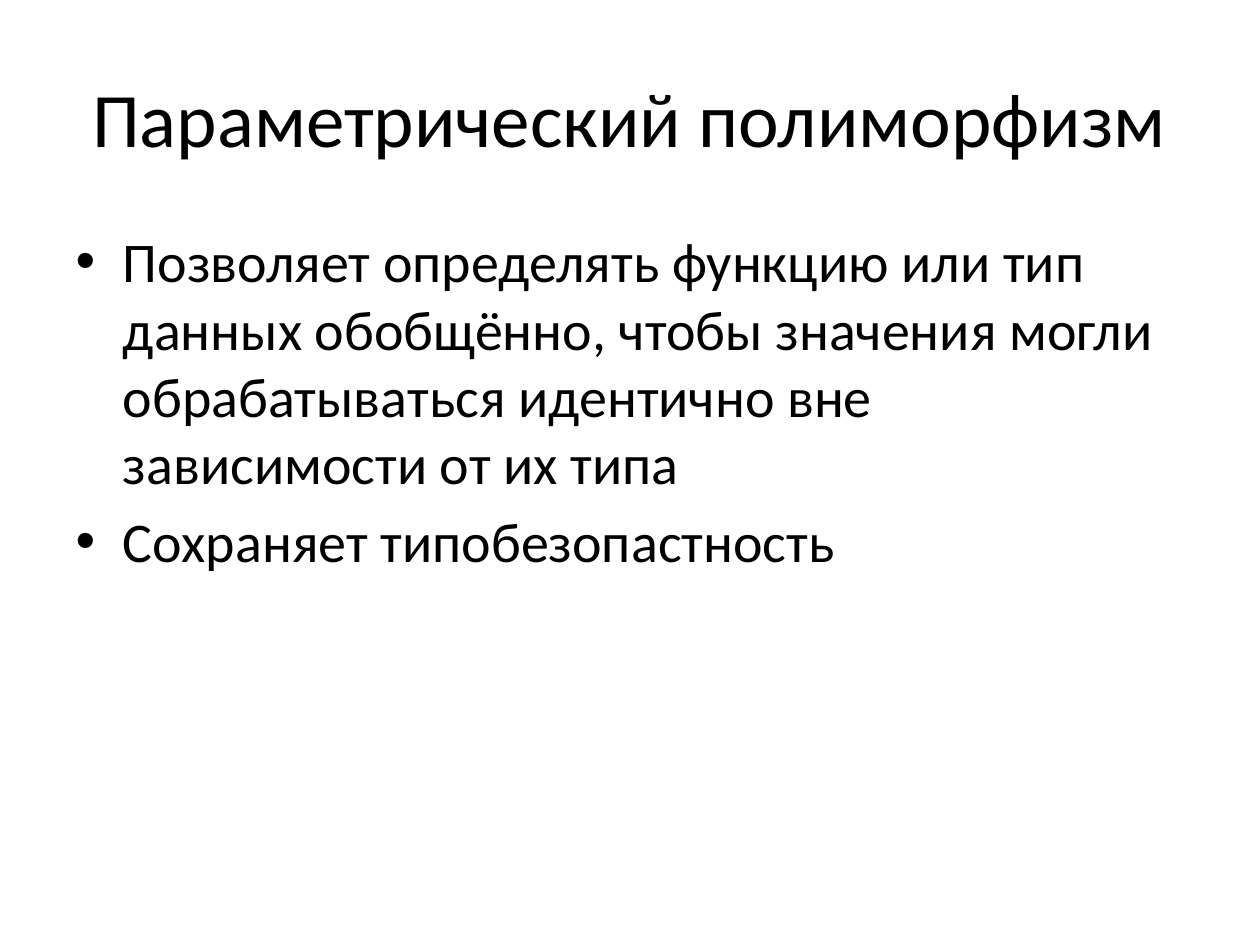
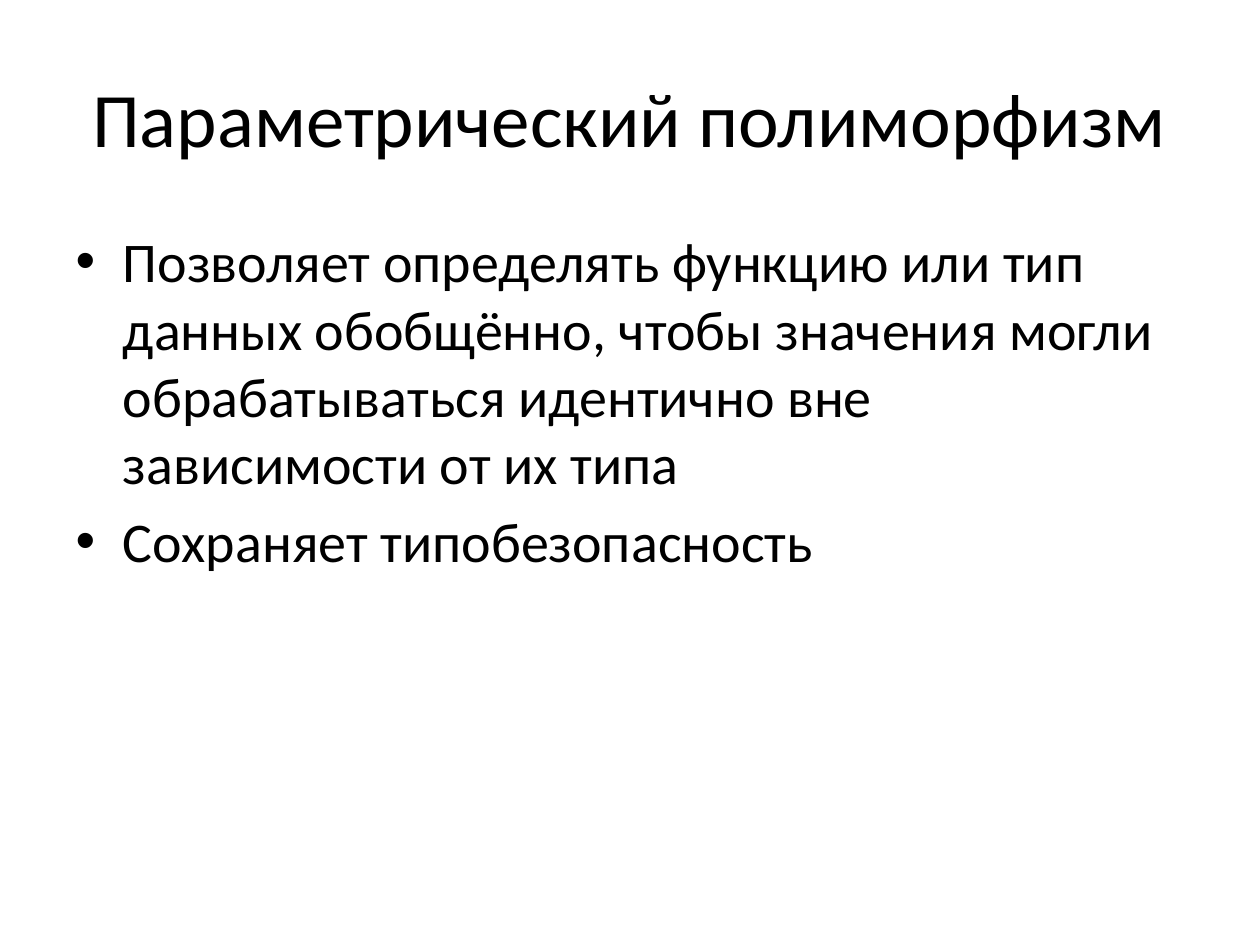
Before and after one commit to smoly-kuzstu/lections, a slide deck: slide 9 of lections/lesson05/Lection5.pptx (slide 6 before the commit). Drawn at 1260x945 pixels with LibreOffice and Linux fonts; fonts in the diff are those of the drawing. Boxes give left, top, right and bottom in pixels: in the first picture for what was removed or moved away, otherwise in the second. Text is boxed around its words. In the diff, an @@ line names an element or a change of style, - is before the commit and + after.

```diff
--- a/lections/lesson05/Lection5.pptx
+++ b/lections/lesson05/Lection5.pptx
@@ text at box(123, 524, 813, 571): text changed @@
-• Сохраняет типобезопастность
+• Сохраняет типобезопасность
```
Also in this commit, not shown: 5 other slides changed, 26 slides added, 4 slides removed.
